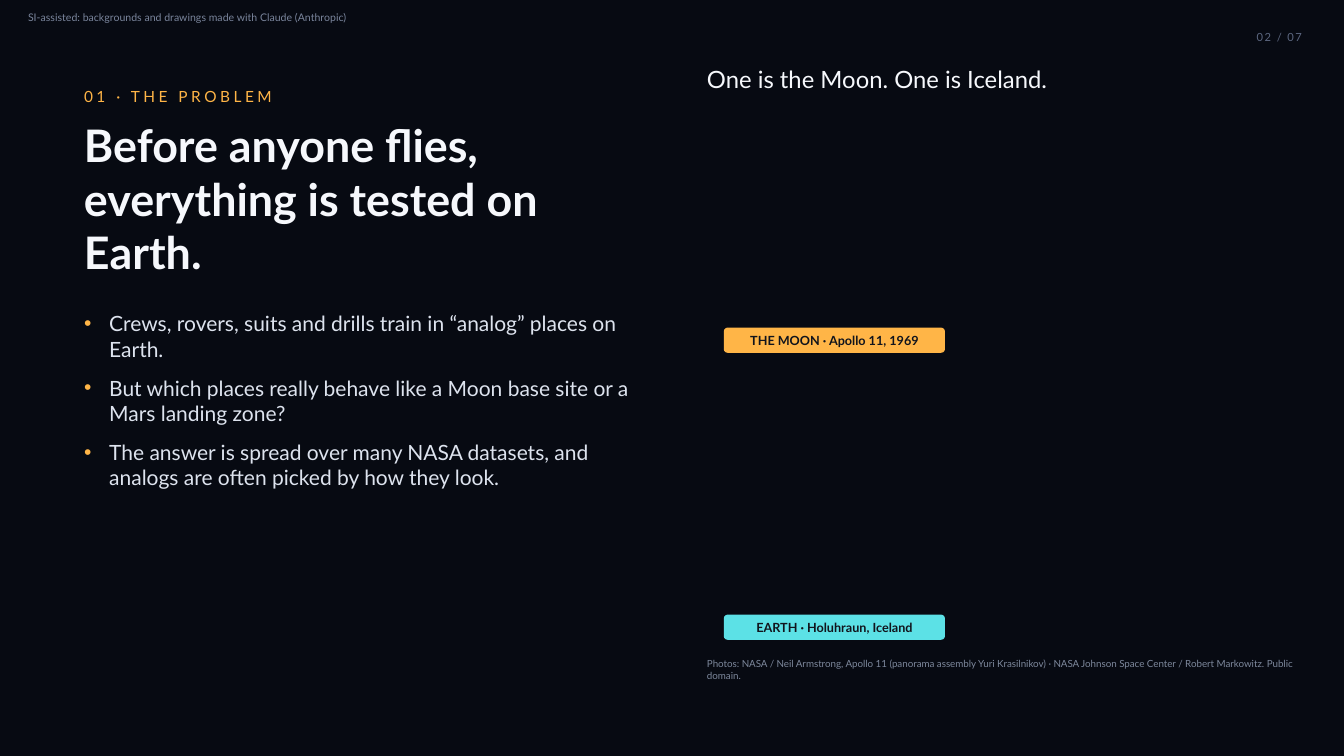
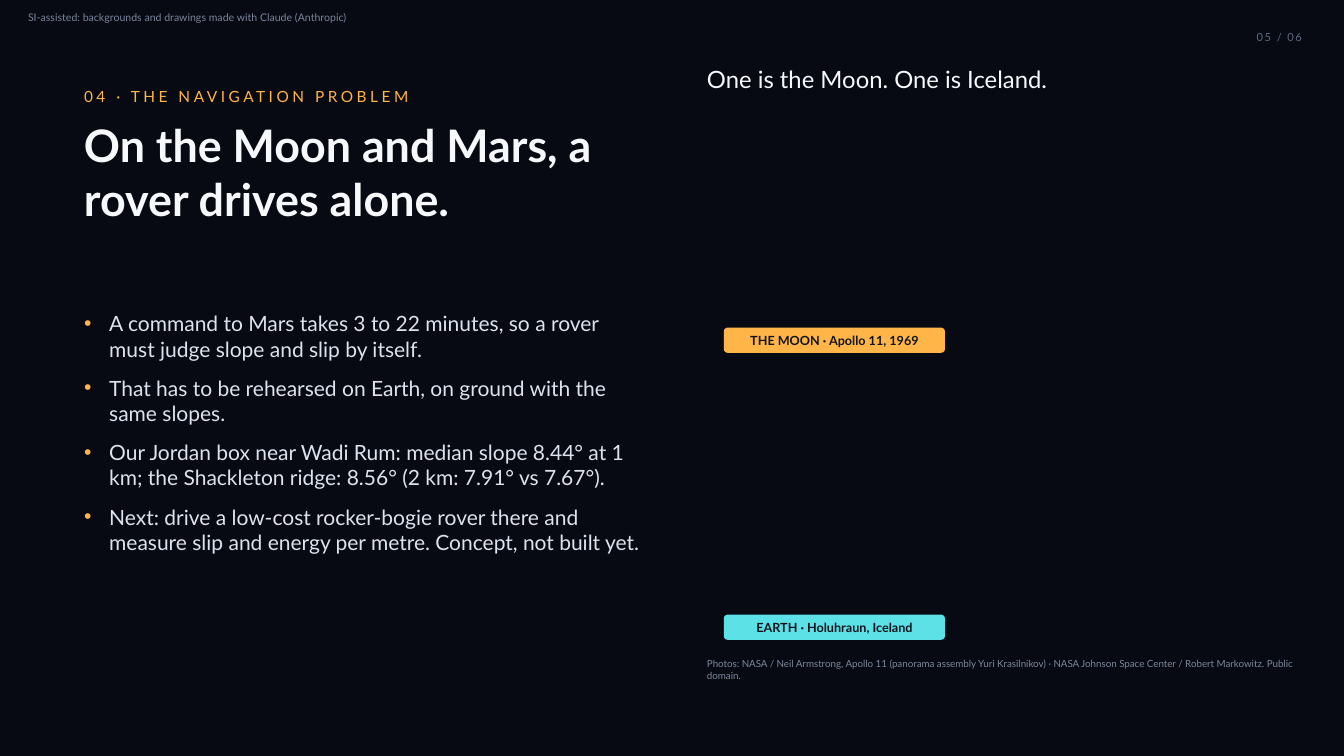
Before and after one commit to itsak7m/analog-atlas, a slide deck: slide 5 of pitch/AnalogAtlas_CosmicCats.pptx (slide 2 before the commit). Drawn at 1344x756 pixels with LibreOffice and Linux fonts; fonts in the diff are those of the drawing; background and template pictures are left out. Boxes give left, top, right and bottom in pixels: in the first picture for what was removed or moved away, otherwise in the second. Text is boxed around its words. In the diff, an @@ line names an element or a change of style, - is before the commit and + after.

```diff
--- a/pitch/AnalogAtlas_CosmicCats.pptx
+++ b/pitch/AnalogAtlas_CosmicCats.pptx
@@ text at box(1257, 33, 1301, 41): text changed @@
-02 / 07
+05 / 06
@@ text at box(84, 91, 271, 102): text changed @@
-01 · THE PROBLEM
+04 · THE NAVIGATION PROBLEM
@@ text at box(84, 128, 592, 217): text changed @@
-Before anyone flies, everything is tested on Earth.
+On the Moon and Mars, a rover drives alone.
@@ text at box(109, 315, 639, 554): text changed @@
-• Crews, rovers, suits and drills train in “analog” places on Earth.
-• But which places really behave like a Moon base site or a Mars landing zone?
-• The answer is spread over many NASA datasets, and analogs are often picked by how they look.
+• A command to Mars takes 3 to 22 minutes, so a rover must judge slope and slip by itself.
+• That has to be rehearsed on Earth, on ground with the same slopes.
+• Our Jordan box near Wadi Rum: median slope 8.44° at 1 km; the Shackleton ridge: 8.56° (2 km: 7.91° vs 7.67°).
+• Next: drive a low-cost rocker-bogie rover there and measure slip and energy per metre. Concept, not built yet.
```
Also in this commit, not shown: 5 other slides changed, 1 slide removed, 1 other file.
